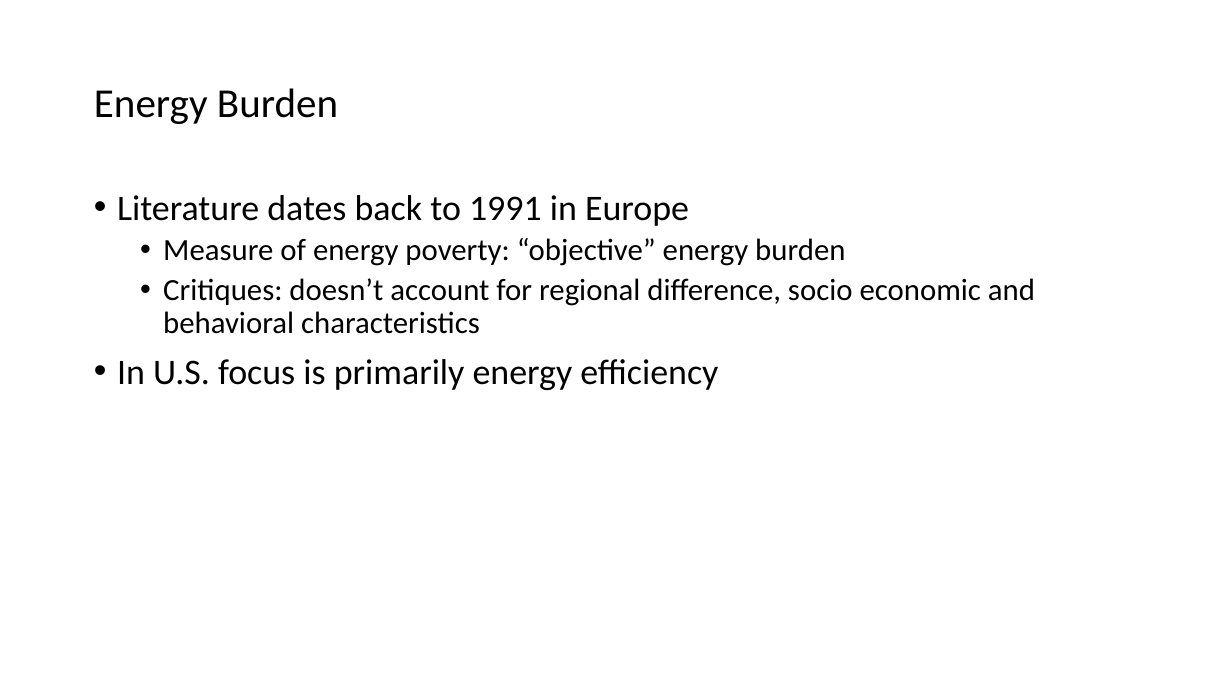
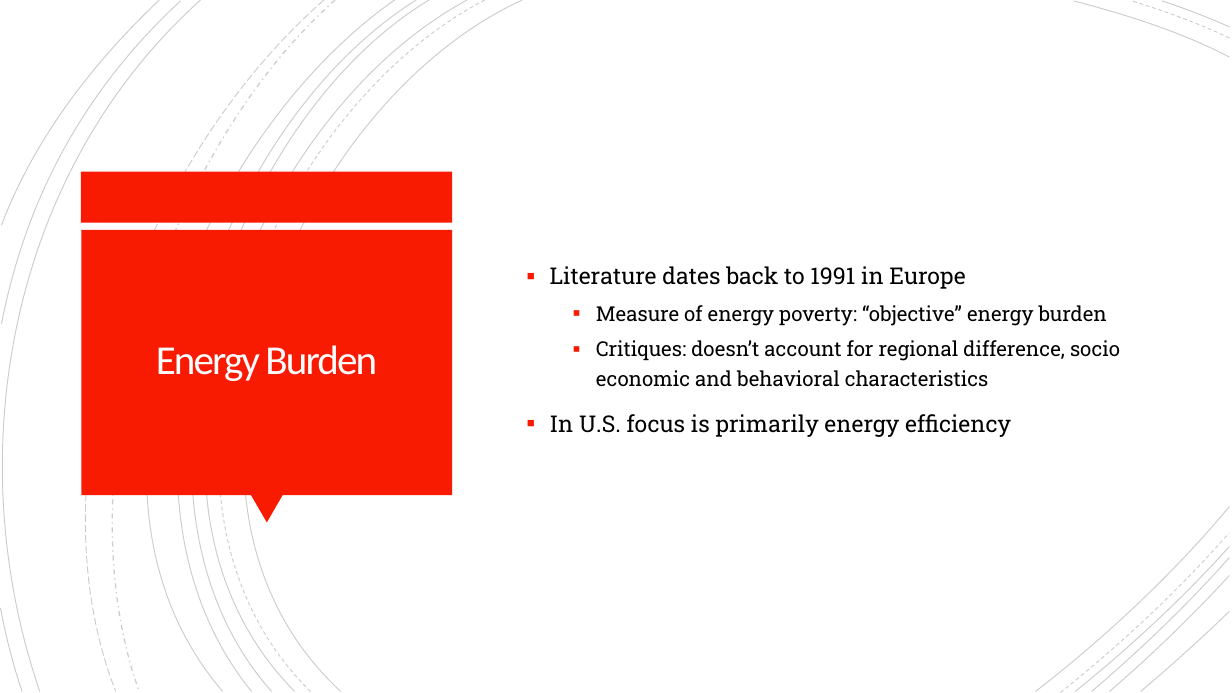
Before and after one commit to cnagbim/Data-Management-Final-Project-Agbim, a slide deck: slide 3 of writing_literature_present/final_presentation.pptx. Drawn at 1232x693 pixels with LibreOffice and Linux fonts; fonts in the diff are those of the drawing. Boxes give left, top, right and bottom in pixels: in the first picture for what was removed or moved away, otherwise in the second. Text is boxed around its words. In the diff, an @@ line names an element or a change of style, - is before the commit and + after.

```diff
--- a/writing_literature_present/final_presentation.pptx
+++ b/writing_literature_present/final_presentation.pptx
@@ group added at (0,0,1230,693): 21 freeform shapes @@
@@ text "Literature dates back to 1991 ...": place and size @@
-text "Literature dates back to 1991 ..." at (117,195,1035,390)
+text "Literature dates back to 1991 ..." at (550,266,1120,437)
@@ text "Literature dates back to 1991 ..." at (550,266,1120,437): size 28 to 18 pt in "Literature dates back to 1991 in Europe", "In U.S. focus is primarily energy efficiency"; font Calibri to Roboto Slab; size 24 to 16 pt in "Measure of energy poverty: “objective” energy burden", "Critiques: doesn’t account for regional difference, socio ..."; bullet • to ▪; line spacing 0.9 to 1.2; vertical alignment top to middle @@
@@ rectangle added at (81,172,453,223), fill #F81B02 @@
@@ rectangle added at (81,230,452,495), fill #F81B02 @@
@@ title "Energy Burden": place and size @@
-title "Energy Burden" at (94,88,338,124)
+title "Energy Burden" at (156,345,377,381)
@@ title "Energy Burden" at (156,345,377,381): text colour #000000 to #FFFEFF, letter spacing 0 to -1.5 pt; alignment left to centre; line spacing 0.9 to 0.85 @@
@@ triangle added at (250,495,283,523), fill #F81B02 @@
```
Also in this commit, not shown: 11 other slides changed, 6 slides added, 2 slides removed, 22 other files.
